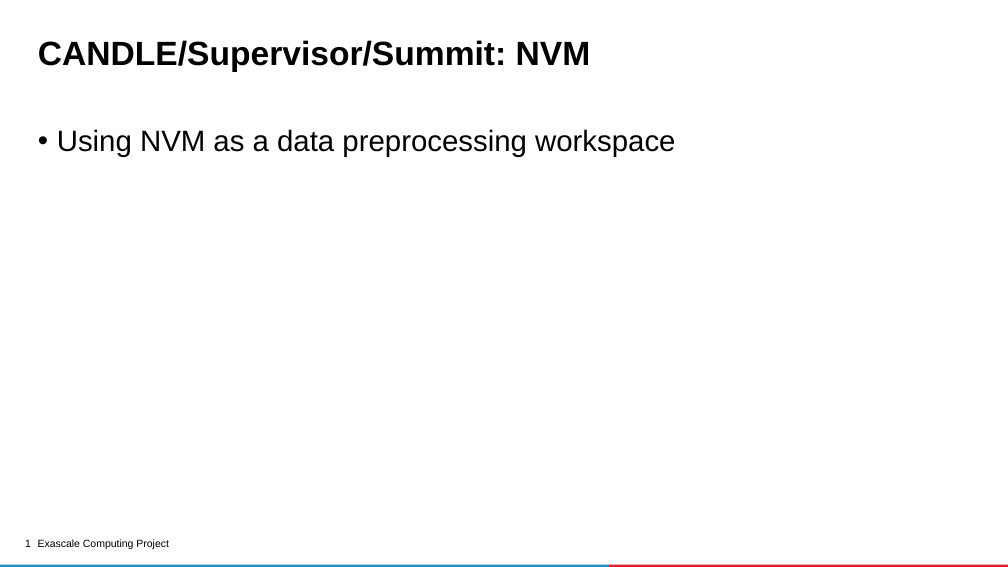
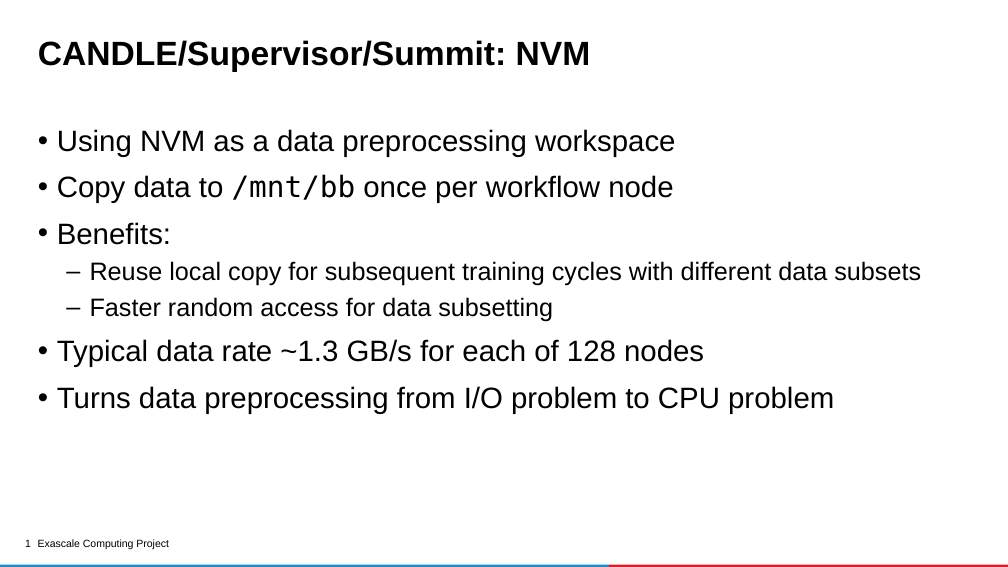
Before and after one commit to ECP-CANDLE/Tutorials, a slide deck: slide 1 of 2020/ECP/slides/08-summit-2.pptx. Drawn at 1008x567 pixels with LibreOffice and Linux fonts; fonts in the diff are those of the drawing; background and template pictures are left out. Boxes give left, top, right and bottom in pixels: in the first picture for what was removed or moved away, otherwise in the second. Text is boxed around its words. In the diff, an @@ line names an element or a change of style, - is before the commit and + after.

```diff
--- a/2020/ECP/slides/08-summit-2.pptx
+++ b/2020/ECP/slides/08-summit-2.pptx
@@ text at bbox=[57, 174, 921, 414]: paragraphs added @@
+• Copy data to /mnt/bb once per workflow node
+• Benefits:
+  – Reuse local copy for subsequent training cycles with different data subsets
+  – Faster random access for data subsetting
+• Typical data rate ~1.3 GB/s for each of 128 nodes
+• Turns data preprocessing from I/O problem to CPU problem
```
Also in this commit, not shown: 1 other slide changed.
